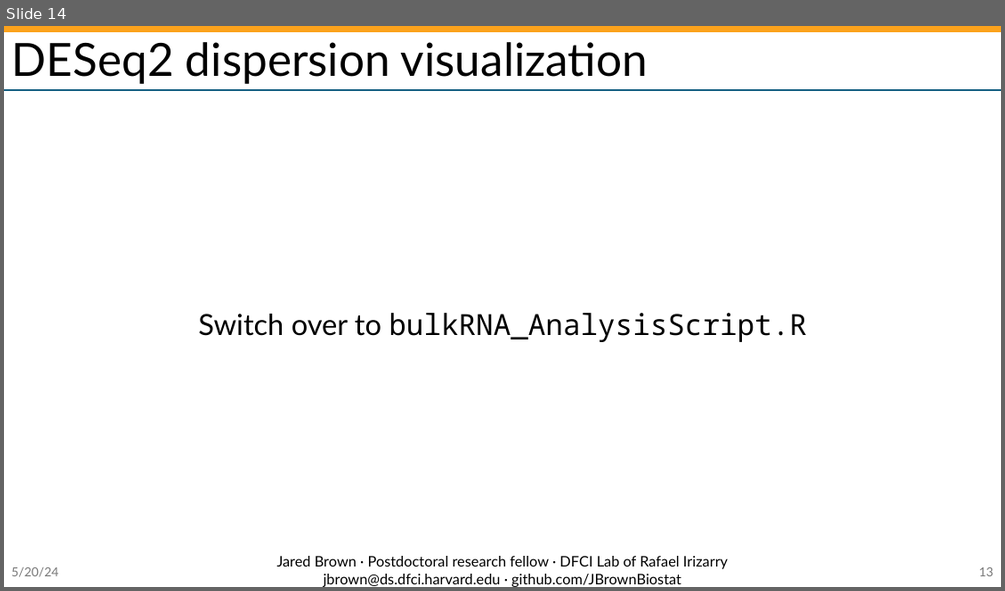
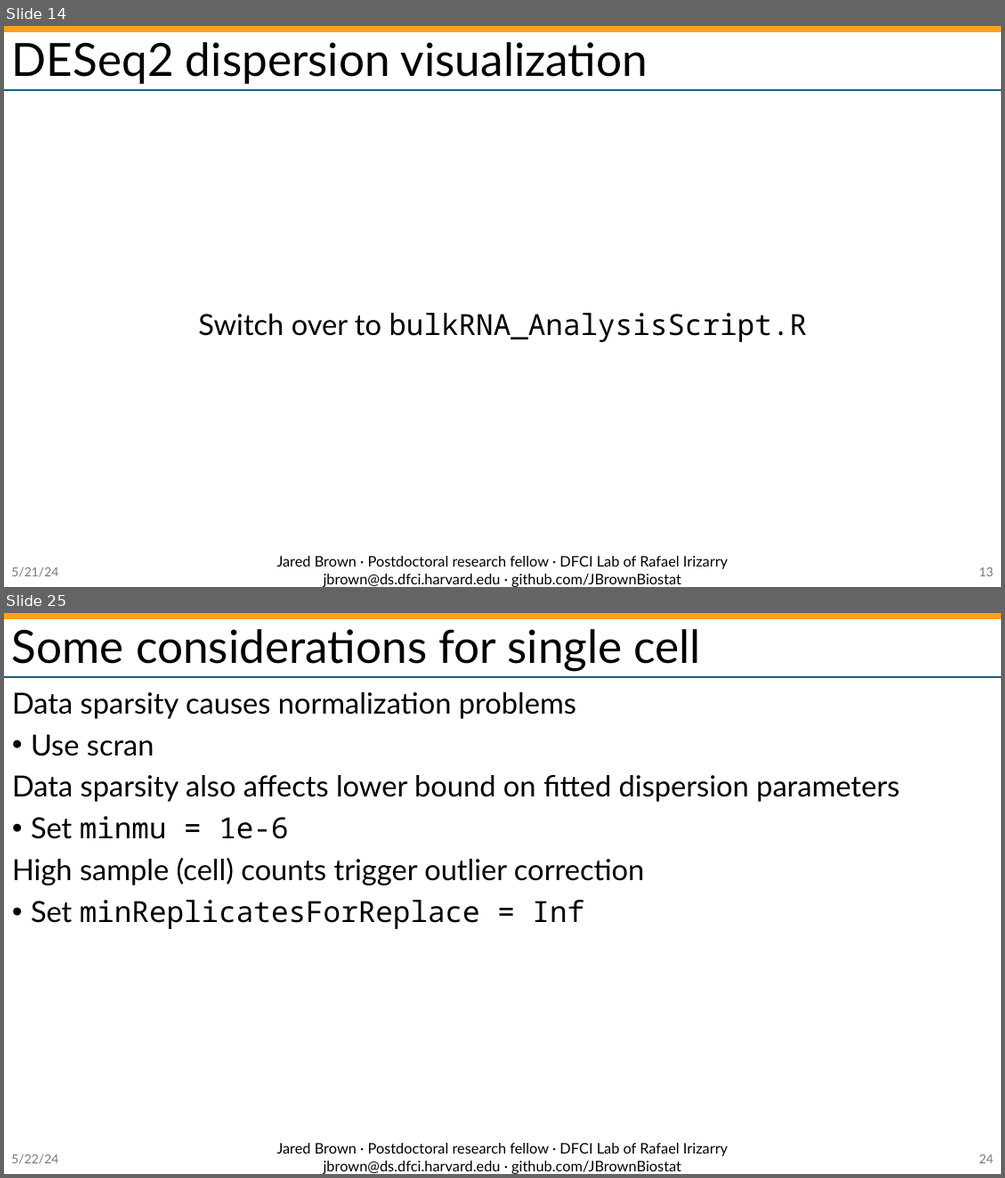
Before and after one commit to JBrownBiostat/DifferentialExpressionTraining_May2024, a slide deck: DeeperDESeqWithShrinkage.pptx. Shown one above the other, each under a label of ours: slide 14 before the commit, slides 14 and 25 after it; the slides between them are not shown. The pictures are 1005x591 and 1005x1178 pixels, drawn with LibreOffice and Linux fonts; fonts in the diff are those of the drawing; background and template pictures are left out. Boxes give left, top, right and bottom in pixels: in the first picture for what was removed or moved away, otherwise in the second. Text is boxed around its words. In the diff, an @@ line names an element or a change of style, - is before the commit and + after.

```diff
--- a/DeeperDESeqWithShrinkage.pptx
+++ b/DeeperDESeqWithShrinkage.pptx
@@ slide 25 added at <box>4,613,1001,1174</box>, background #FFFFFF; not listed: 2 template elements that a slide beside it also shows @@
@@ title added at <box>12,629,701,672</box>, 44 pt, text #000000 @@
+Some considerations for single cell
@@ text added at <box>12,692,899,929</box>, 28 pt, text #000000 @@
+Data sparsity causes normalization problems
+• Use scran
+Data sparsity also affects lower bound on fitted dispersion parameters
+• Set minmu = 1e-6
+High sample (cell) counts trigger outlier correction
+• Set minReplicatesForReplace = Inf
@@ text added at <box>277,1143,728,1174</box>, 14 pt, text #000000 @@
+Jared Brown · Postdoctoral research fellow · DFCI Lab of Rafael Irizarry jbrown@ds.dfci.harvard.edu · github.com/JBrownBiostat
@@ text added at <box>11,1154,58,1164</box>, 12 pt, text #797979 @@
+5/22/24
@@ page number added at <box>979,1154,993,1163</box>, 12 pt, text #797979 @@
+24
@@ slide 14 changed as well @@
@@ text at <box>11,567,58,577</box>: text changed @@
-5/20/24
+5/21/24
```
Also in this commit, not shown: 13 other slides changed, 10 other slides added, 3 other files.
